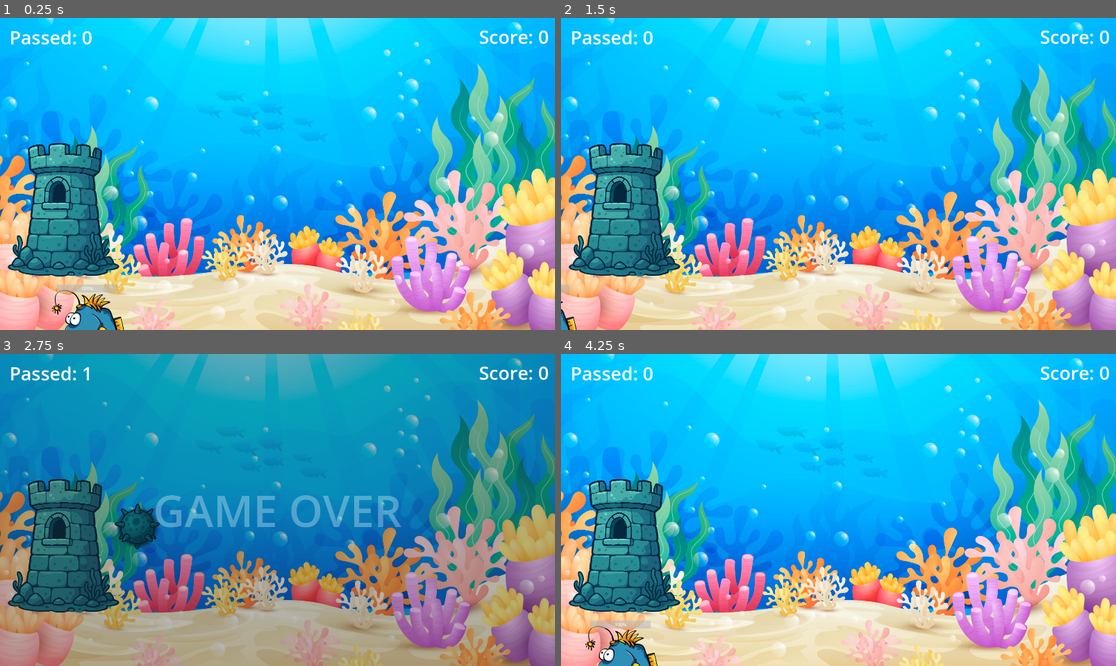
Above: before the commit, frames 1-4 (two rows, left to right).
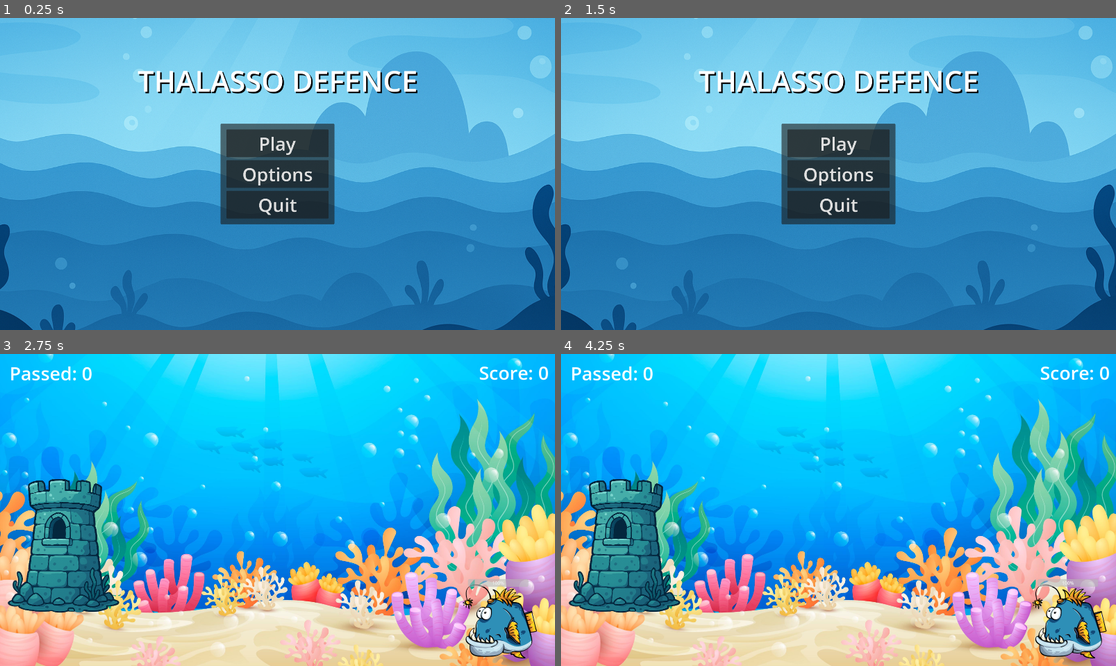
Above: after the commit, the same moments.

Repository: OcarinhaOfTime/thalasso_defence
Game: Godot game, scene res://scenes/intro.tscn
Same seed, same stepped clock (60 frames per second), same inputs: the game is played once before the commit and once after it. Before the commit the project starts from res://scenes/main.tscn.
Inputs (mouse positions are in pixels of both pictures, inside the frame that each line leads up to):
- Up to frame 1 (0.25 s): no input
- Up to frame 2 (1.5 s): click (838, 174) at 0.5 s, where only the run after the commit has a clickable "Options"; click (838, 192) at 1.25 s, where only the run after the commit has a clickable "Back"
- Up to frame 3 (2.75 s): click (277, 478) at 2 s, where only the run after the commit has a clickable "Play"
- Up to frame 4 (4.25 s): hold R 2.78-3.53 s; tap Enter at 3.5 s; tap R at 3.6 s

The runs differ from the first frame. In frame 1, 99% of the frame differs, in the area x 0-100%, y 0-100%; in frame 2, 100%; in frame 3, 98%; in frame 4, 3.3%.

Commit message:
Added intro scene. Added game loop. Added ui functionality.

Diff:
--- a/project.godot
+++ b/project.godot
@@ -11,7 +11,7 @@
 [application]
 
 config/name="thalasso_defence"
-run/main_scene="res://scenes/main.tscn"
+run/main_scene="res://scenes/intro.tscn"
 config/features=PackedStringArray("4.3", "Forward Plus")
 config/icon="res://textures/icon.svg"
 
--- /dev/null
+++ b/scenes/intro.tscn
@@ -0,0 +1,141 @@
+[gd_scene load_steps=3 format=3 uid="uid://vmihh4b4vtgf"]
+
+[ext_resource type="Texture2D" uid="uid://cyj8ou3ut36th" path="res://textures/background_water.png" id="1_fquab"]
+[ext_resource type="Script" path="res://scripts/intro_ui.gd" id="2_g81ed"]
+
+[node name="Node2D" type="Node2D"]
+
+[node name="BackgroundWater" type="Sprite2D" parent="."]
+scale = Vector2(1.5, 1.5)
+texture = ExtResource("1_fquab")
+
+[node name="Camera2D" type="Camera2D" parent="."]
+
+[node name="intro_ui" type="CanvasLayer" parent="."]
+script = ExtResource("2_g81ed")
+
+[node name="title" type="Label" parent="intro_ui"]
+anchors_preset = -1
+anchor_left = 0.5
+anchor_top = 0.2
+anchor_right = 0.5
+anchor_bottom = 0.2
+grow_horizontal = 2
+grow_vertical = 2
+theme_override_colors/font_color = Color(1, 1, 1, 1)
+theme_override_colors/font_shadow_color = Color(0, 0, 0, 1)
+theme_override_constants/shadow_offset_x = 5
+theme_override_constants/shadow_offset_y = 5
+theme_override_font_sizes/font_size = 100
+text = "THALASSO DEFENCE"
+
+[node name="menu" type="PanelContainer" parent="intro_ui"]
+anchors_preset = 8
+anchor_left = 0.5
+anchor_top = 0.5
+anchor_right = 0.5
+anchor_bottom = 0.5
+offset_left = -197.008
+offset_top = -174.0
+offset_right = 197.008
+offset_bottom = 174.0
+grow_horizontal = 2
+grow_vertical = 2
+
+[node name="MarginContainer" type="MarginContainer" parent="intro_ui/menu"]
+layout_mode = 2
+theme_override_constants/margin_left = 20
+theme_override_constants/margin_top = 20
+theme_override_constants/margin_right = 20
+theme_override_constants/margin_bottom = 20
+
+[node name="VBoxContainer" type="VBoxContainer" parent="intro_ui/menu/MarginContainer"]
+layout_mode = 2
+theme_override_constants/separation = 10
+
+[node name="play_button" type="Button" parent="intro_ui/menu/MarginContainer/VBoxContainer"]
+unique_name_in_owner = true
+layout_mode = 2
+theme_override_font_sizes/font_size = 64
+text = "Play"
+
+[node name="options_button" type="Button" parent="intro_ui/menu/MarginContainer/VBoxContainer"]
+unique_name_in_owner = true
+layout_mode = 2
+theme_override_font_sizes/font_size = 64
+text = "Options
+"
+
+[node name="quit_button" type="Button" parent="intro_ui/menu/MarginContainer/VBoxContainer"]
+unique_name_in_owner = true
+layout_mode = 2
+theme_override_font_sizes/font_size = 64
+text = "Quit"
+
+[node name="options" type="PanelContainer" parent="intro_ui"]
+visible = false
+anchors_preset = 8
+anchor_left = 0.5
+anchor_top = 0.5
+anchor_right = 0.5
+anchor_bottom = 0.5
+offset_left = -197.0
+offset_top = -174.0
+offset_right = 197.0
+offset_bottom = 91.0
+grow_horizontal = 2
+grow_vertical = 2
+
+[node name="VBoxContainer" type="VBoxContainer" parent="intro_ui/options"]
+layout_mode = 2
+size_flags_vertical = 0
+
+[node name="MarginContainer" type="MarginContainer" parent="intro_ui/options/VBoxContainer"]
+layout_mode = 2
+theme_override_constants/margin_left = 20
+theme_override_constants/margin_top = 20
+theme_override_constants/margin_right = 20
+theme_override_constants/margin_bottom = 20
+
+[node name="GridContainer" type="GridContainer" parent="intro_ui/options/VBoxContainer/MarginContainer"]
+layout_mode = 2
+theme_override_constants/h_separation = 20
+theme_override_constants/v_separation = 20
+columns = 2
+
+[node name="audio_label" type="Label" parent="intro_ui/options/VBoxContainer/MarginContainer/GridContainer"]
+layout_mode = 2
+theme_override_font_sizes/font_size = 32
+text = "Volume"
+
+[node name="volume_slider" type="HSlider" parent="intro_ui/options/VBoxContainer/MarginContainer/GridContainer"]
+layout_mode = 2
+size_flags_horizontal = 3
+size_flags_vertical = 4
+value = 100.0
+
+[node name="difficulty_label" type="Label" parent="intro_ui/options/VBoxContainer/MarginContainer/GridContainer"]
+layout_mode = 2
+theme_override_font_sizes/font_size = 32
+text = "Difficulty"
+
+[node name="difficulty_slider" type="HSlider" parent="intro_ui/options/VBoxContainer/MarginContainer/GridContainer"]
+layout_mode = 2
+size_flags_horizontal = 3
+size_flags_vertical = 4
+value = 100.0
+
+[node name="password_label" type="Label" parent="intro_ui/options/VBoxContainer/MarginContainer/GridContainer"]
+layout_mode = 2
+theme_override_font_sizes/font_size = 32
+text = "Password"
+
+[node name="password_input" type="TextEdit" parent="intro_ui/options/VBoxContainer/MarginContainer/GridContainer"]
+layout_mode = 2
+theme_override_font_sizes/font_size = 20
+placeholder_text = "password..."
+
+[node name="options_back_button" type="Button" parent="intro_ui/options/VBoxContainer"]
+unique_name_in_owner = true
+layout_mode = 2
+text = "Back"
--- a/scenes/main.tscn
+++ b/scenes/main.tscn
@@ -50,10 +50,9 @@
 shape = SubResource("CapsuleShape2D_nek02")
 
 [node name="enemy_spawner" type="Marker2D" parent="."]
-position = Vector2(-578, 530)
+position = Vector2(969, 386)
 script = ExtResource("6_5sx3e")
-spawn_min = 6.0
-spawn_max = 10.0
+spawn_max = 5.0
 
 [node name="defence_area" type="Area2D" parent="."]
 position = Vector2(-1341, -18)
--- a/scripts/enemy.gd
+++ b/scripts/enemy.gd
@@ -27,3 +27,7 @@
 	if hp <= 0:
 		death.emit()
 		queue_free()
+
+func _on_game_over():
+	print(name, ' enemy dead')
+	queue_free()
--- a/scripts/enemy_spawner.gd
+++ b/scripts/enemy_spawner.gd
@@ -17,3 +17,7 @@
 
 	var t = randf_range(spawn_min, spawn_max)
 	get_tree().create_timer(t).timeout.connect(spawn)
+
+func _on_game_over():
+	print(name, ' enemy spawner dead')
+	queue_free()
--- a/scripts/game.gd
+++ b/scripts/game.gd
@@ -26,7 +26,7 @@
 	passed += 1
 	passed_label.text = 'Passed: ' + str(passed)
 
-	if passed >= 1 and not game_ended:
+	if passed >= 3 and not game_ended:
 		print('the game is over!!!')
 		game_over()
 
@@ -38,9 +38,9 @@
 
 func game_over():
 	game_ended = true
+
+	propagate_call('_on_game_over')
 	var tween = create_tween()
 	tween.tween_property(go_control, 'modulate:a', 1, 3).set_ease(Tween.EASE_IN_OUT)
 	await tween.finished
 	print('it is done bozo')
-
-	#go_control.modulate.a = 1.
--- /dev/null
+++ b/scripts/intro_ui.gd
@@ -0,0 +1,39 @@
+extends Node
+
+@onready var play_button = %play_button
+@onready var options_button = %options_button
+@onready var quit_button = %quit_button
+
+@onready var menu = $menu
+@onready var options = $options
+
+@onready var options_back_button = %options_back_button
+
+# Called when the node enters the scene tree for the first time.
+func _ready() -> void:
+	play_button.pressed.connect(on_play)
+	options_button.pressed.connect(enable_options)
+	quit_button.pressed.connect(on_quit)
+
+	options_back_button.pressed.connect(enable_menu)
+	print('ayo, back button???', options_back_button)
+
+
+func on_play():
+	print('play_baby!')
+	get_tree().change_scene_to_file("res://scenes/main.tscn")
+
+func on_options():
+	pass
+
+func on_quit():
+	print('we out!')
+	get_tree().quit()
+
+func enable_menu():
+	menu.visible = true
+	options.visible = false
+
+func enable_options():
+	menu.visible = false
+	options.visible = true
--- a/scripts/projectile.gd
+++ b/scripts/projectile.gd
@@ -25,5 +25,5 @@
 	global_position += Vector2(speed * delta, 0)
 
 	if position.x > 3000:
-		print('deleting myself', self)
+		print('proj deleting myself', self)
 		queue_free()
--- a/scripts/tower.gd
+++ b/scripts/tower.gd
@@ -19,3 +19,7 @@
 # Called every frame. 'delta' is the elapsed time since the previous frame.
 func _process(delta: float) -> void:
 	pass
+
+func _on_game_over():
+	print('tower dead')
+	queue_free()
Binary file added: textures/background_water.png
Not shown, added: textures/background_water.png.import
